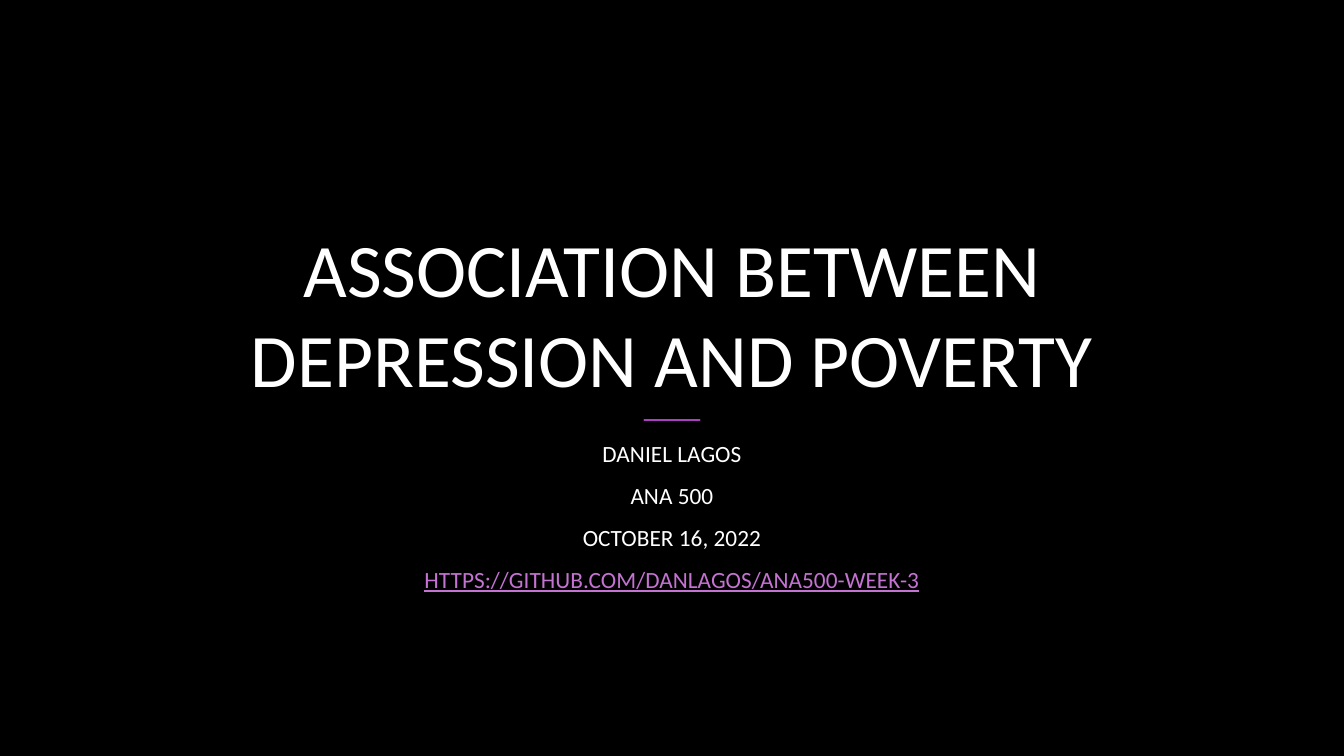
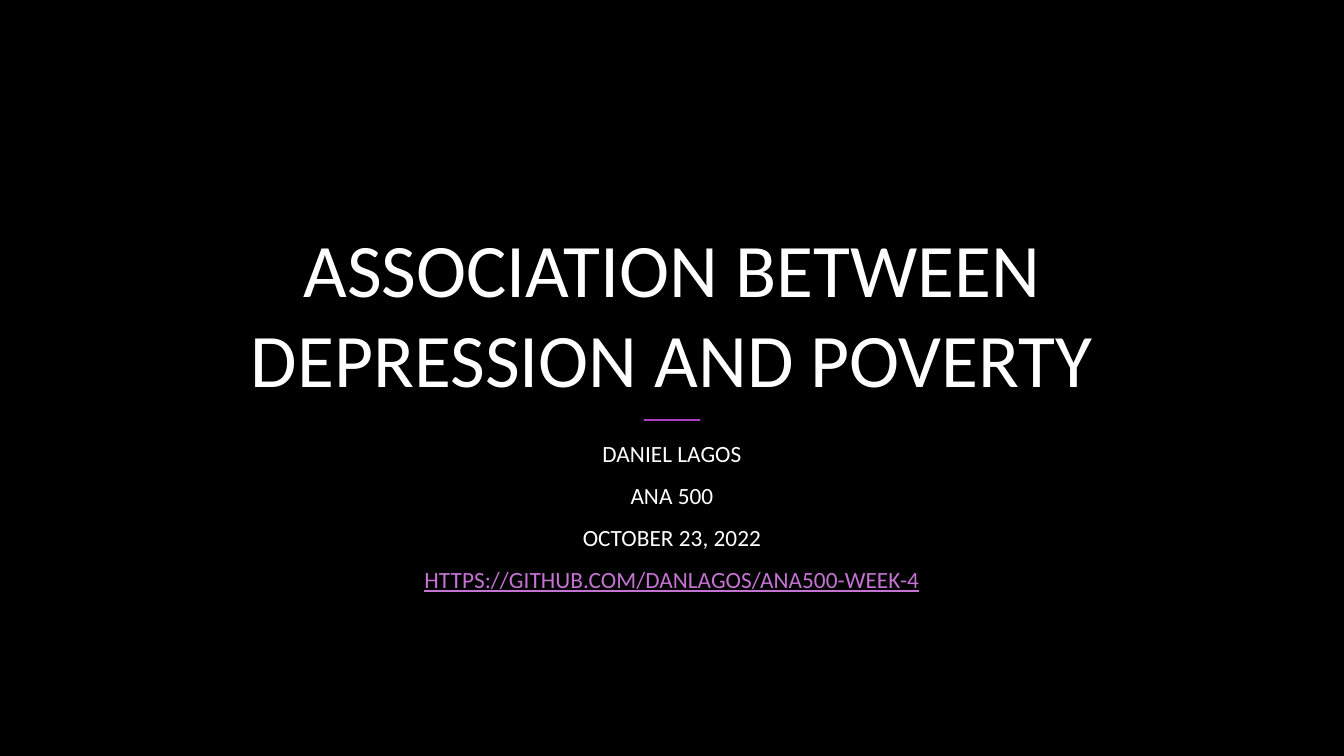
Before and after one commit to danlagos/ANA500-Week-4, a slide deck: slide 1 of Depression and Poverty.pptx. Drawn at 1344x756 pixels with LibreOffice and Linux fonts; fonts in the diff are those of the drawing; background and template pictures are left out. Boxes give left, top, right and bottom in pixels: in the first picture for what was removed or moved away, otherwise in the second. Text is boxed around its words. In the diff, an @@ line names an element or a change of style, - is before the commit and + after.

```diff
--- a/Depression and Poverty.pptx
+++ b/Depression and Poverty.pptx
@@ subtitle at box(424, 531, 918, 592): text changed @@
-OCTOBER 16, 2022
-HTTPS://GITHUB.COM/DANLAGOS/ANA500-WEEK-3
+OCTOBER 23, 2022
+HTTPS://GITHUB.COM/DANLAGOS/ANA500-WEEK-4
```
Also in this commit, not shown: 2 other files.
